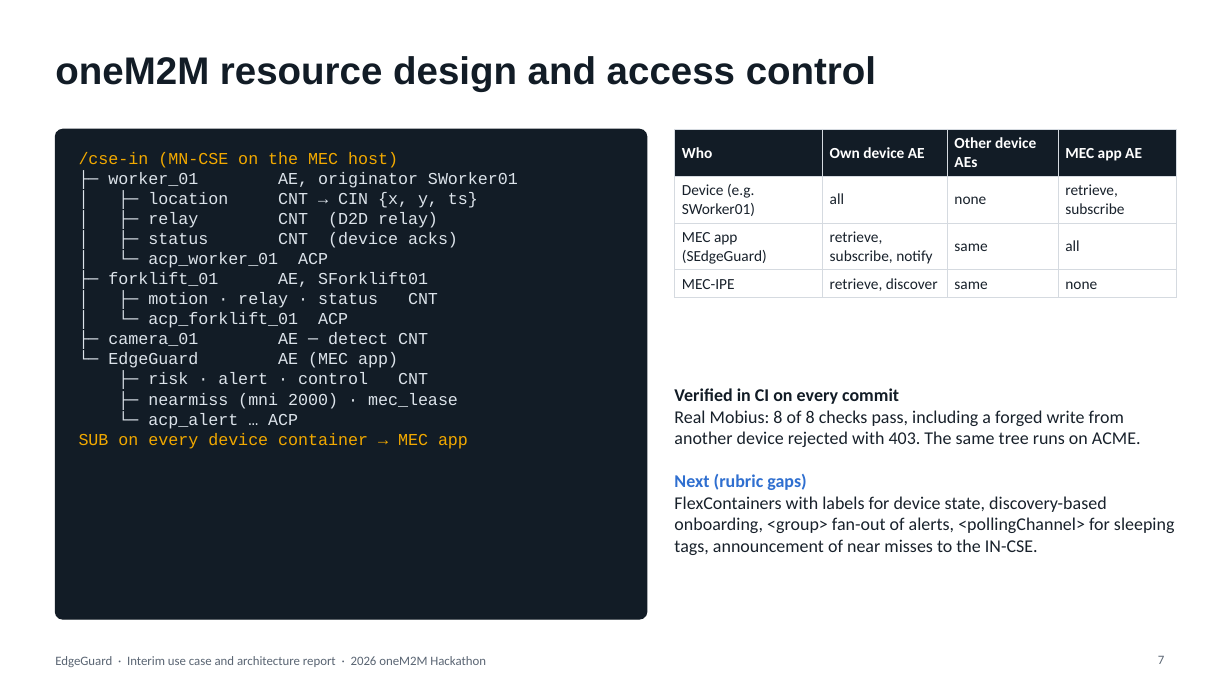
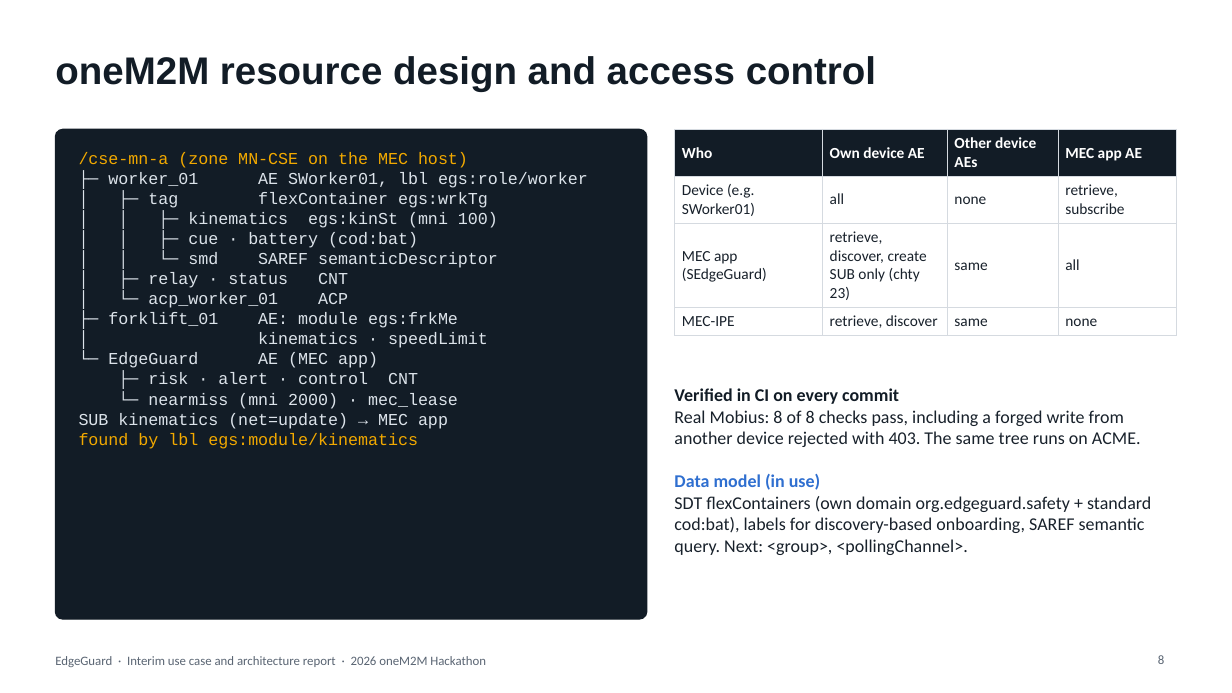
Before and after one commit to ljw22112/Edgeguard, a slide deck: slide 8 of docs/submissions/EdgeGuard_Interim_Report.pptx (slide 7 before the commit). Drawn at 1232x693 pixels with LibreOffice and Linux fonts; fonts in the diff are those of the drawing. Boxes give left, top, right and bottom in pixels: in the first picture for what was removed or moved away, otherwise in the second. Text is boxed around its words. In the diff, an @@ line names an element or a change of style, - is before the commit and + after.

```diff
--- a/docs/submissions/EdgeGuard_Interim_Report.pptx
+++ b/docs/submissions/EdgeGuard_Interim_Report.pptx
@@ table at (x1=675, y1=129, x2=1177, y2=332) @@
-row 3, column 2: retrieve, subscribe, notify
+row 3, column 2: retrieve, discover, create SUB only (chty 23)
@@ text at (x1=79, y1=152, x2=588, y2=288): text changed @@
-/cse-in (MN-CSE on the MEC host)
-├─ worker_01 AE, originator SWorker01
-│ ├─ location CNT → CIN {x, y, ts}
-│ ├─ relay CNT (D2D relay)
-│ ├─ status CNT (device acks)
+/cse-mn-a (zone MN-CSE on the MEC host)
+├─ worker_01 AE SWorker01, lbl egs:role/worker
+│ ├─ tag flexContainer egs:wrkTg
+│ │ ├─ kinematics egs:kinSt (mni 100)
+│ │ ├─ cue · battery (cod:bat)
+│ │ └─ smd SAREF semanticDescriptor
+│ ├─ relay · status CNT
@@ text at (x1=108, y1=312, x2=488, y2=348): text changed @@
-├─ forklift_01 AE, SForklift01
-│ ├─ motion · relay · status CNT
-│ └─ acp_forklift_01 ACP
-├─ camera_01 AE ─ detect CNT
+├─ forklift_01 AE: module egs:frkMe
+│ kinematics · speedLimit
@@ text at (x1=79, y1=393, x2=458, y2=449): text changed @@
-├─ nearmiss (mni 2000) · mec_lease
-└─ acp_alert … ACP
-SUB on every device container → MEC app
+└─ nearmiss (mni 2000) · mec_lease
+SUB kinematics (net=update) → MEC app
+found by lbl egs:module/kinematics
@@ text at (x1=674, y1=474, x2=1151, y2=555): text changed @@
-Next (rubric gaps)
-FlexContainers with labels for device state, discovery-based onboarding, <group> fan-out of alerts, <pollingChannel> for sleeping tags, announcement of near misses to the IN-CSE.
+Data model (in use)
+SDT flexContainers (own domain org.edgeguard.safety + standard cod:bat), labels for discovery-based onboarding, SAREF semantic query. Next: <group>, <pollingChannel>.
@@ page number at (x1=1158, y1=655, x2=1164, y2=664): text changed @@
-7
+8
```
Also in this commit, not shown: 6 other slides changed, 2 slides added, 1 other file.
